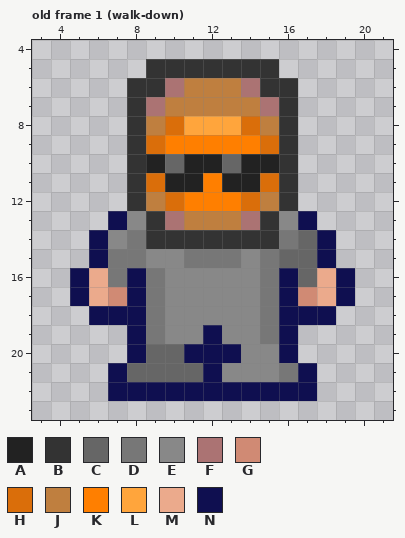
Pixel-art file: assets/player.aseprite. The picture above is the old version.
24x24 pixels, 12 frames. Shown: old frame 1 (walk-down): x 3..21, y 4..23.
Visible layers, top first: "Sunglasses", "helmet", "base".
Palette (. is transparent): A #222222  B #333333  C #666666  D #777777  E #888888  F #ab7373  G #d08a74  H #da6e0a  J #bf7f3f  K #ff7f00  L #ffa53c  M #ebaa8c  N #0f0f50
Pixels before, old frame 1 (walk-down), first column x 5:
 5 ....BBBBBBB....
 6 ...BBFJJJFBB...
 7 ...BFJJJJJFB...
 8 ...BJHLLLHJB...
 9 ...BHKKKKKHB...
10 ...BACAACAAB...
11 ...BHAAKAAHB...
12 ...BJHKKKHJB...
13 ..NEBFJJJFBEN..
14 .NEDBBBBBBBDCN.
15 .NDDEEDDDEDCCN.
16 NMDNDEEEEEDNCMN
17 NMGNDEEEEEDNGMN
18 .NNNDEEEEEDNNN.
19 ...NDEENEEDN...
20 ...NCCNNNEEN...
21 ..NCCCCNEEEDN..
22 ..NNNNNNNNNNN..
Now the later version:
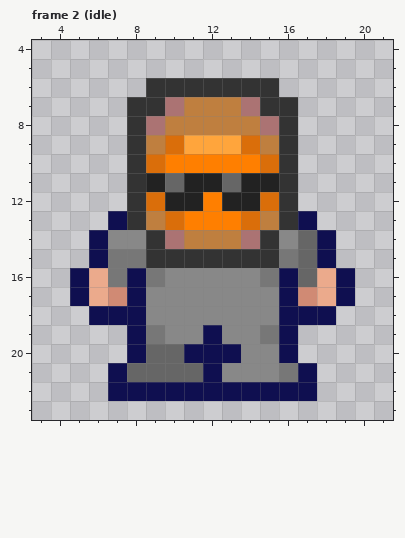
A new or re-ordered frame is compared with the old frame closest to it.
The commit says: refactoring the animation system
Diff:
frames 12 -> 14
Frame 2 (idle) is new; against old frame 1 (walk-down), layers "Sunglasses", "helmet", "base":
y 5: x 9..15 BBBBBBB -> .......
y 6: x 8 B -> .; x 10..14 FJJJF -> BBBBB; x 16 B -> .
y 7: x 9..10 FJ -> BF; x 14..15 JF -> FB
y 8: x 9..15 JHLLLHJ -> FJJJJJF
y 9: x 9..15 HKKKKKH -> JHLLLHJ
y 10: x 9..15 ACAACAA -> HKKKKKH
y 11: x 9..10 HA -> AC; x 12..13 KA -> AC; x 15 H -> A
y 12: x 9..11 JHK -> HAA; x 13..15 KHJ -> AAH
y 13: x 8..16 EBFJJJFBE -> BJHKKKHJB
y 14: x 8 D -> E; x 10..14 BBBBB -> FJJJF; x 16 D -> E
y 15: x 9..16 EEDDDEDC -> BBBBBBBD
y 17..18: x 9 D -> E; x 15 D -> E
Changed places in both pictures, as pixel boxes (x1, y1, x2, y2):
changed: (127, 59, 298, 325)
